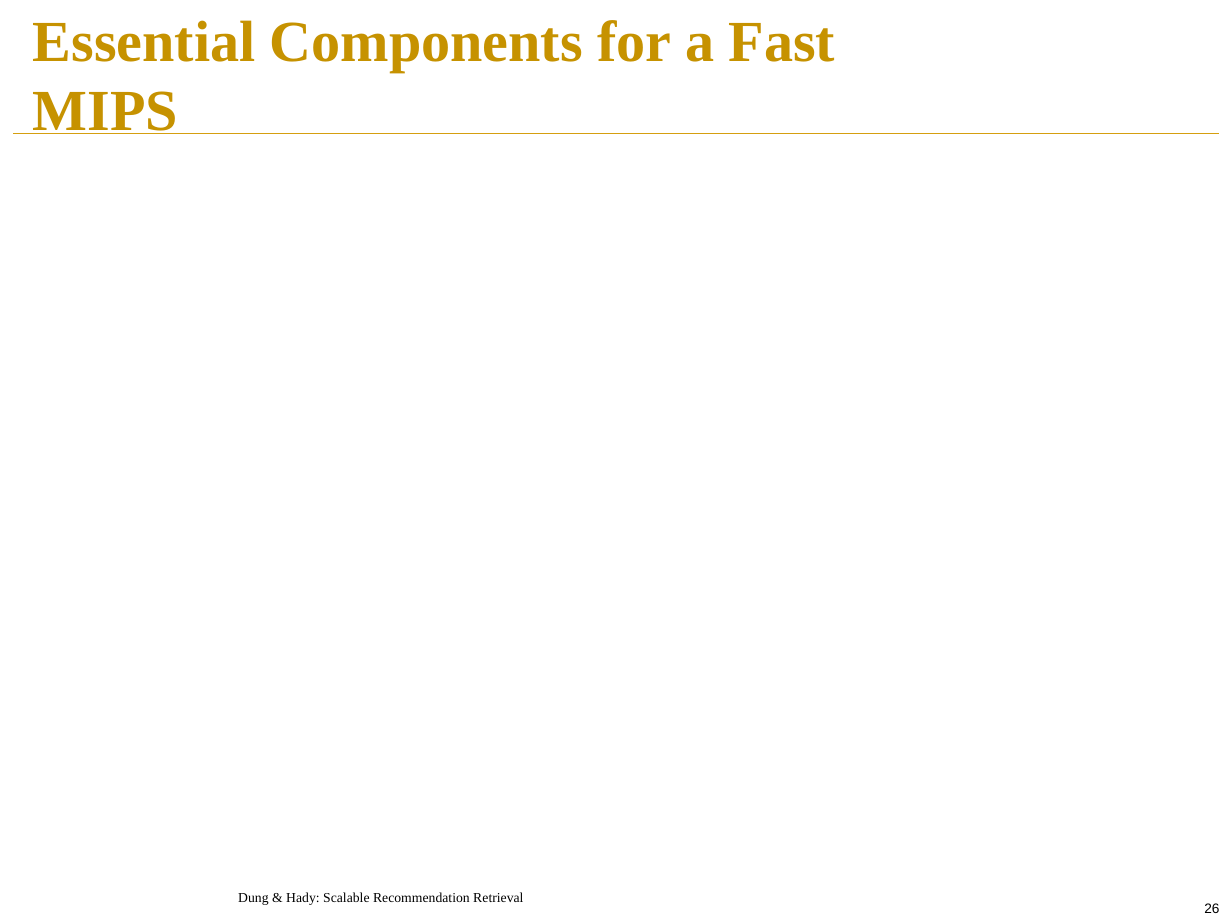
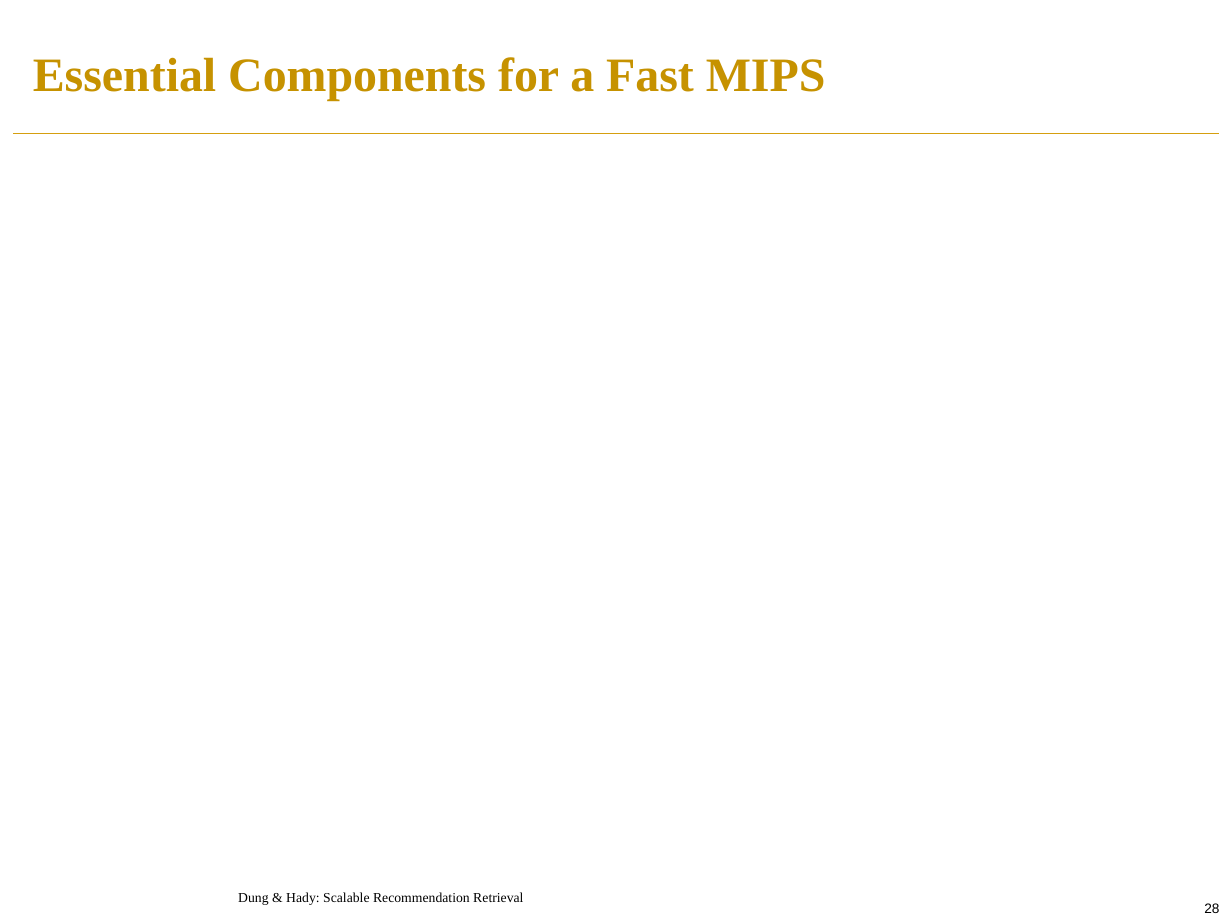
Before and after one commit to PreferredAI/recommendation-retrieval, a slide deck: slide 28 of slides/aaai19-tutorial.pptx (slide 26 before the commit). Drawn at 1232x924 pixels with LibreOffice and Linux fonts; fonts in the diff are those of the drawing; grey boxes stand for pictures; background and template pictures are left out. Boxes give left, top, right and bottom in pixels: in the first picture for what was removed or moved away, otherwise in the second. Text is boxed around its words. In the diff, an @@ line names an element or a change of style, - is before the commit and + after.

```diff
--- a/slides/aaai19-tutorial.pptx
+++ b/slides/aaai19-tutorial.pptx
@@ title "Essential Components for a Fast ...": place and size @@
-title "Essential Components for a Fast ..." at [33, 20, 835, 134]
+title "Essential Components for a Fast ..." at [33, 57, 826, 101]
@@ title "Essential Components for a Fast ..." at [33, 57, 826, 101]: size 34 to 28 pt @@
@@ page number at [1204, 903, 1219, 913]: text changed @@
-26
+28
```
Also in this commit, not shown: 24 other slides changed, 4 slides added, 2 slides removed.
